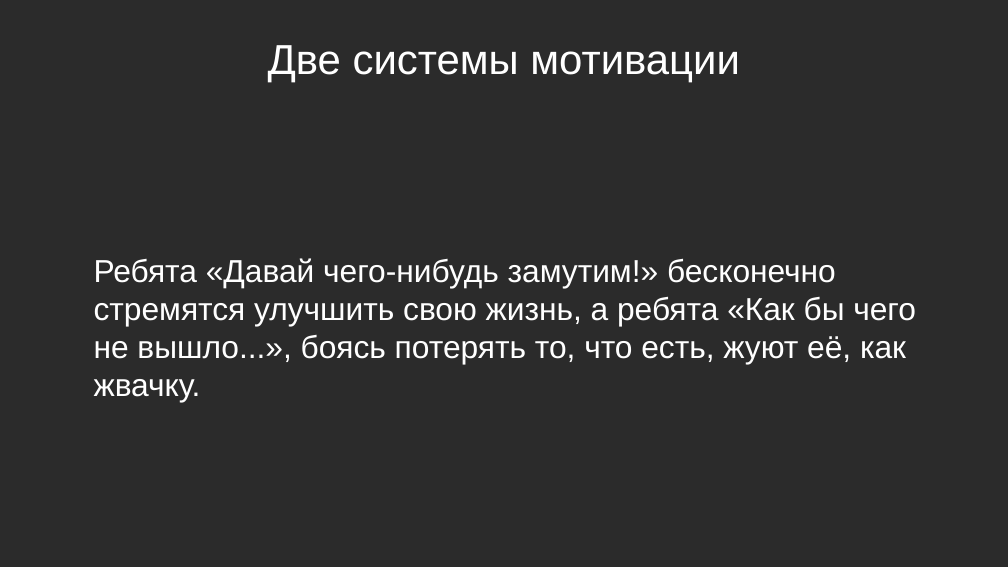
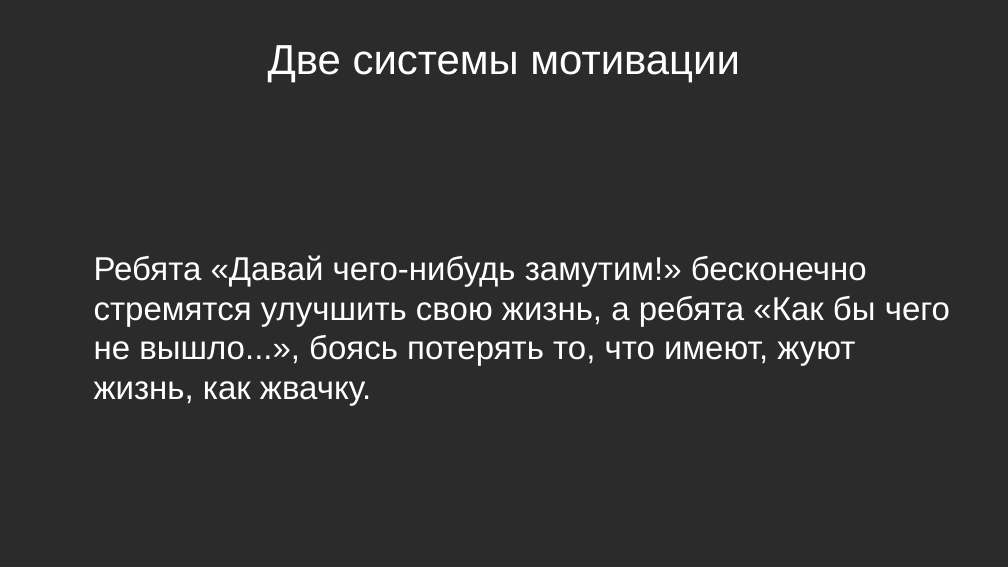
Before and after one commit to Chularev/articles, a slide deck: slide 15 of Psychology/Гомеостаз и мотивация (практика).odp. Drawn at 1008x567 pixels with LibreOffice and Linux fonts; fonts in the diff are those of the drawing; background and template pictures are left out; a plain dark background stands for a picture behind light text. Boxes give left, top, right and bottom in pixels: in the first picture for what was removed or moved away, otherwise in the second. Text is boxed around its words. In the diff, an @@ line names an element or a change of style, - is before the commit and + after.

Commit message:
Tmp

```diff
--- a/Psychology/Гомеостаз и мотивация (практика).odp
+++ b/Psychology/Гомеостаз и мотивация (практика).odp
@@ text at [94, 255, 950, 405]: text changed; size 25 to 26 pt @@
-Ребята «Давай чего-нибудь замутим!» бесконечно стремятся улучшить свою жизнь, а ребята «Как бы чего не вышло...», боясь потерять то, что есть, жуют её, как жвачку.
+Ребята «Давай чего-нибудь замутим!» бесконечно стремятся улучшить свою жизнь, а ребята «Как бы чего не вышло...», боясь потерять то, что имеют, жуют жизнь, как жвачку.
```
Also in this commit, not shown: 1 other slide changed.
